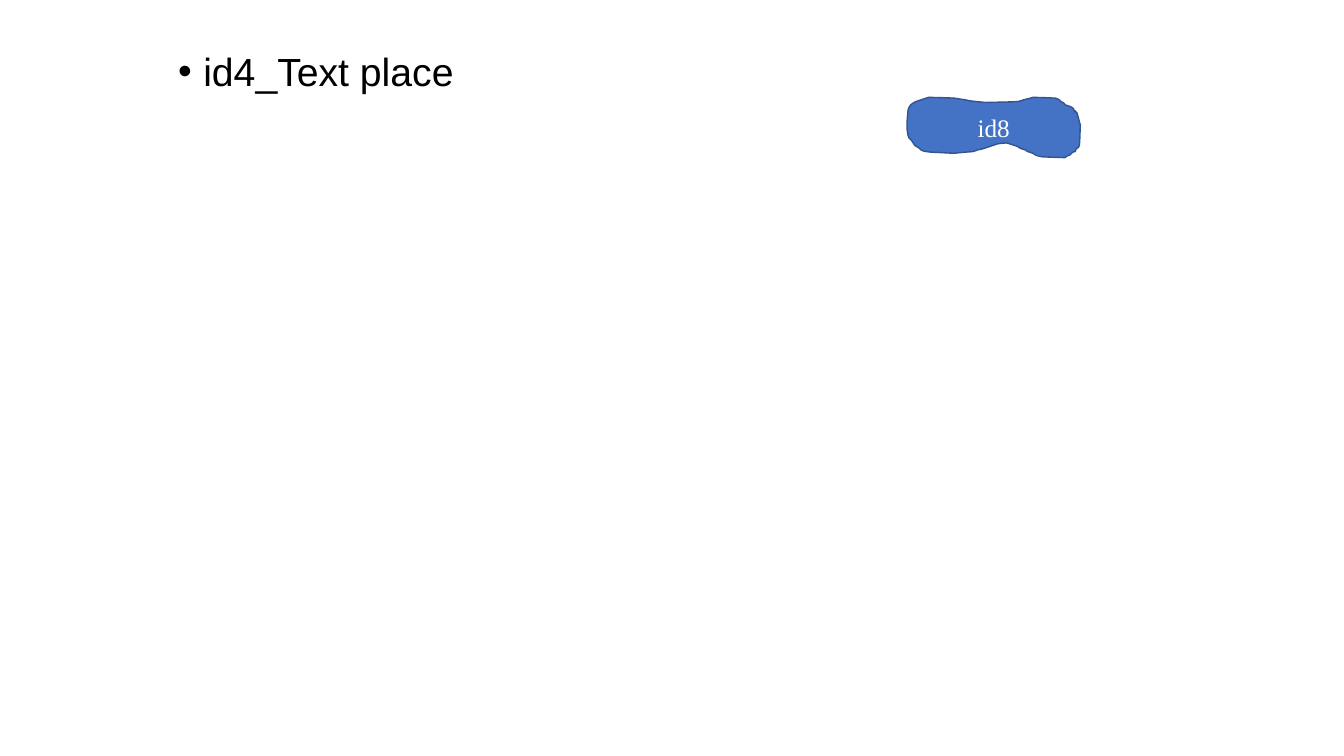
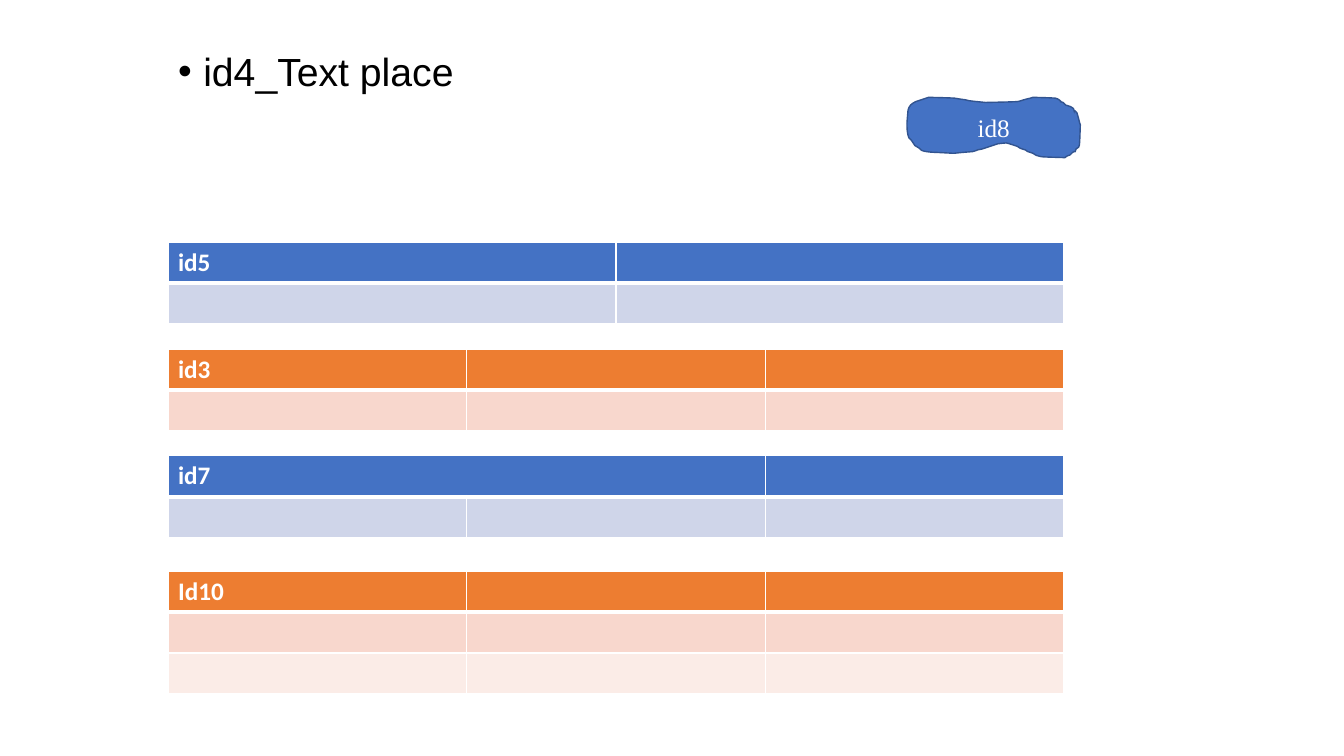
Before and after one commit to ShapeCrawler/ShapeCrawler, a slide deck: slide 3 of ShapeCrawler.Tests.Unit/Resource/001.pptx. Drawn at 1344x756 pixels with LibreOffice and Linux fonts; fonts in the diff are those of the drawing; background and template pictures are left out. Boxes give left, top, right and bottom in pixels: in the first picture for what was removed or moved away, otherwise in the second. Text is boxed around its words. In the diff, an @@ line names an element or a change of style, - is before the commit and + after.

```diff
--- a/ShapeCrawler.Tests.Unit/Resource/001.pptx
+++ b/ShapeCrawler.Tests.Unit/Resource/001.pptx
@@ table added at (x1=168, y1=242, x2=1064, y2=324), 2 rows, 2 columns @@
+id5 | 
+ | 
@@ table added at (x1=168, y1=349, x2=1064, y2=431), 2 rows, 3 columns @@
+id3 |  | 
+ |  | 
@@ table added at (x1=168, y1=456, x2=1064, y2=537), 2 rows, 3 columns @@
+id7 |  | 
+ |  | 
@@ table added at (x1=168, y1=572, x2=1064, y2=695), 3 rows, 3 columns @@
+Id10 |  | 
+ |  | 
+ |  | 
```
Also in this commit, not shown: 1 other slide changed, 1 slide added, 38 other files.
